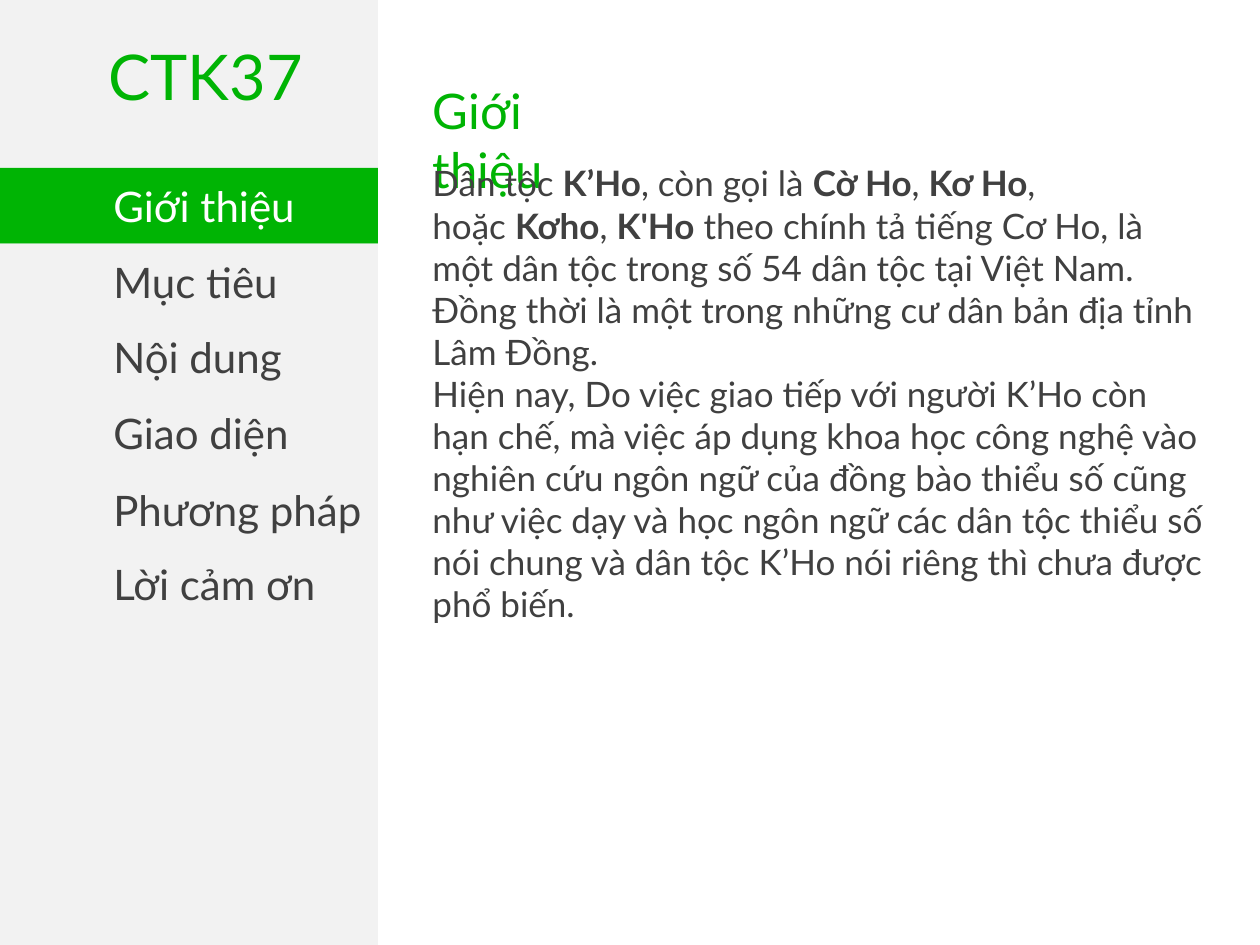
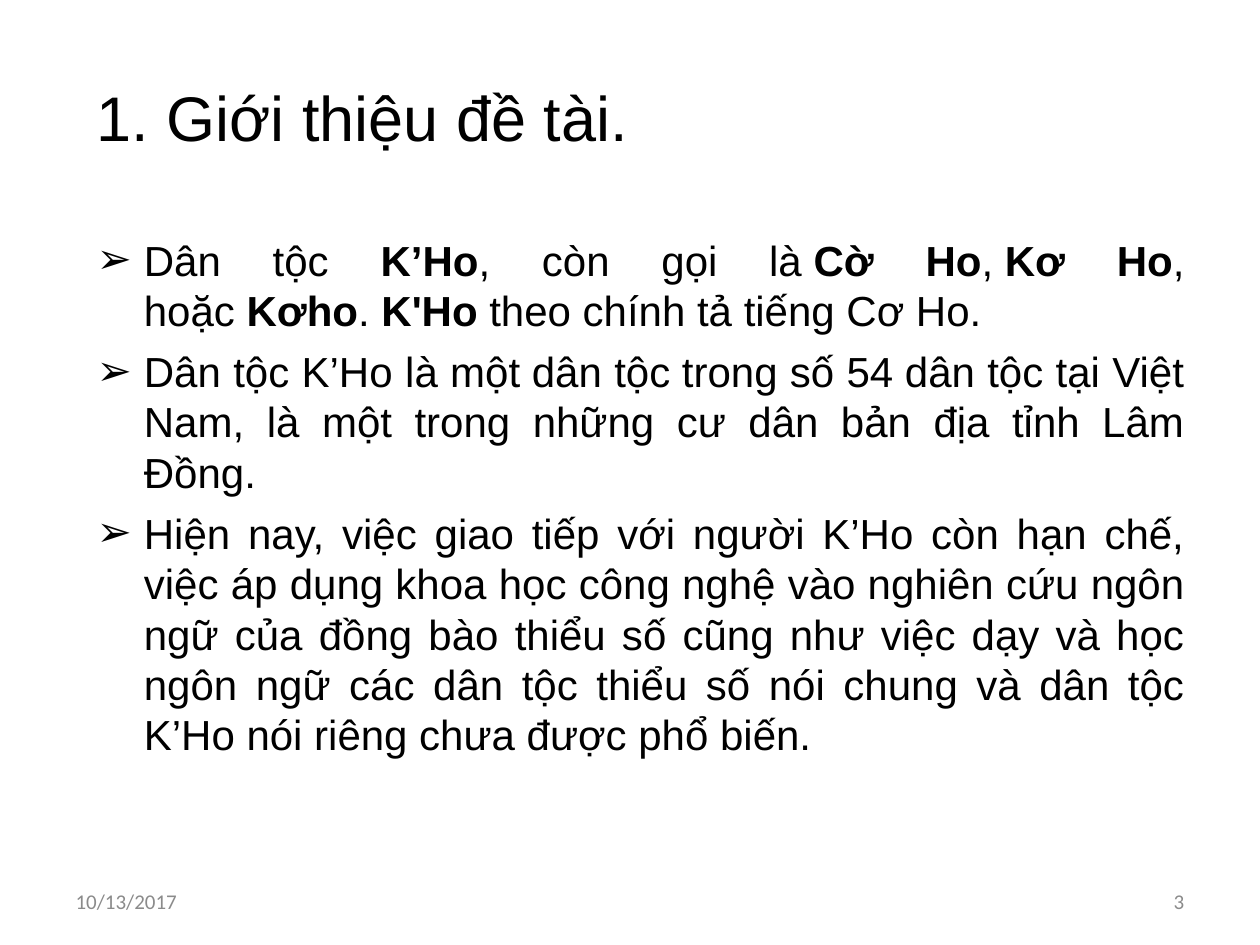
Before and after one commit to khanhvinhit/Do-An, a slide deck: slide 3 of THESIS/DACN_UD_Hoc_KHo_CTK37_ThuyetTrinh_06102017.pptx (slide 2 before the commit). Drawn at 1260x945 pixels with LibreOffice and Linux fonts; fonts in the diff are those of the drawing. Boxes give left, top, right and bottom in pixels: in the first picture for what was removed or moved away, otherwise in the second. Text is boxed around its words. In the diff, an @@ line names an element or a change of style, - is before the commit and + after.

```diff
--- a/THESIS/DACN_UD_Hoc_KHo_CTK37_ThuyetTrinh_06102017.pptx
+++ b/THESIS/DACN_UD_Hoc_KHo_CTK37_ThuyetTrinh_06102017.pptx
@@ rectangle removed at box(0, 0, 378, 945) @@
@@ text removed at box(109, 54, 303, 101) @@
-CTK37
@@ title added at box(97, 92, 628, 151), 36 pt, text #000000 @@
+1. Giới thiệu đề tài.
@@ text removed at box(433, 93, 543, 197) @@
-Giới thiệu
@@ rectangle removed at box(0, 168, 378, 243) @@
-Giới thiệu
@@ text "Dân tộc K’Ho, còn gọi ..." at box(144, 245, 1185, 759): vertical alignment top to middle @@
@@ rectangle removed at box(0, 243, 378, 319) @@
-Mục tiêu
@@ text at box(144, 245, 1185, 759): text changed; size 20 to 24 pt; font Lato to Arial; text colour #404040 to #000000 @@
-Dân tộc K’Ho, còn gọi là Cờ Ho, Kơ Ho, hoặc Kơho, K'Ho theo chính tả tiếng Cơ Ho, là một dân tộc trong số 54 dân tộc tại Việt Nam.
-Đồng thời là một trong những cư dân bản địa tỉnh Lâm Đồng.
-Hiện nay, Do việc giao tiếp với người K’Ho còn hạn chế, mà việc áp dụng khoa học công nghệ vào nghiên cứu ngôn ngữ của đồng bào thiểu số cũng như việc dạy và học ngôn ngữ các dân tộc thiểu số nói chung và dân tộc K’Ho nói riêng thì chưa được phổ biến.
+➢ Dân tộc K’Ho, còn gọi là Cờ Ho, Kơ Ho, hoặc Kơho. K'Ho theo chính tả tiếng Cơ Ho.
+➢ Dân tộc K’Ho là một dân tộc trong số 54 dân tộc tại Việt Nam, là một trong những cư dân bản địa tỉnh Lâm Đồng.
+➢ Hiện nay, việc giao tiếp với người K’Ho còn hạn chế, việc áp dụng khoa học công nghệ vào nghiên cứu ngôn ngữ của đồng bào thiểu số cũng như việc dạy và học ngôn ngữ các dân tộc thiểu số nói chung và dân tộc K’Ho nói riêng chưa được phổ biến.
@@ text removed at box(113, 342, 281, 381) @@
-Nội dung
@@ text removed at box(113, 418, 288, 457) @@
-Giao diện
@@ text removed at box(113, 495, 361, 534) @@
-Phương pháp
@@ text removed at box(113, 569, 315, 601) @@
-Lời cảm ơn
@@ text added at box(76, 894, 177, 910), 12 pt, text #8C8C8C @@
+10/13/2017
@@ page number added at box(1174, 895, 1185, 909), 12 pt, text #8C8C8C @@
+3
```
Also in this commit, not shown: 13 other slides changed, 12 slides added, 16 slides removed, 4 other files.
